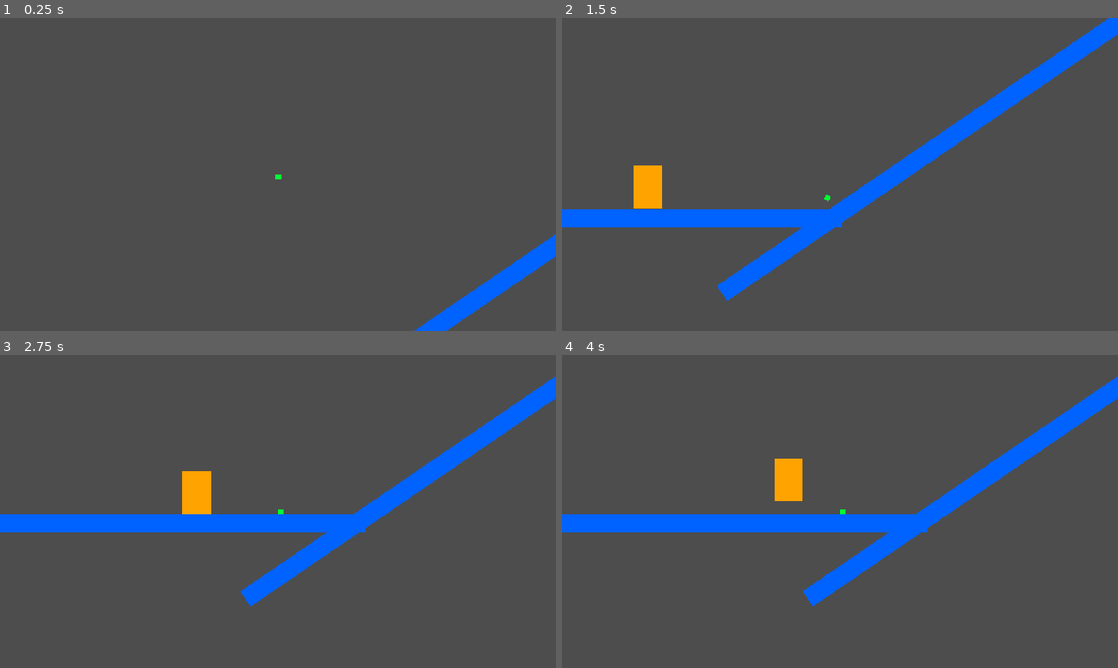
Above: before the commit, frames 1-4 (two rows, left to right).
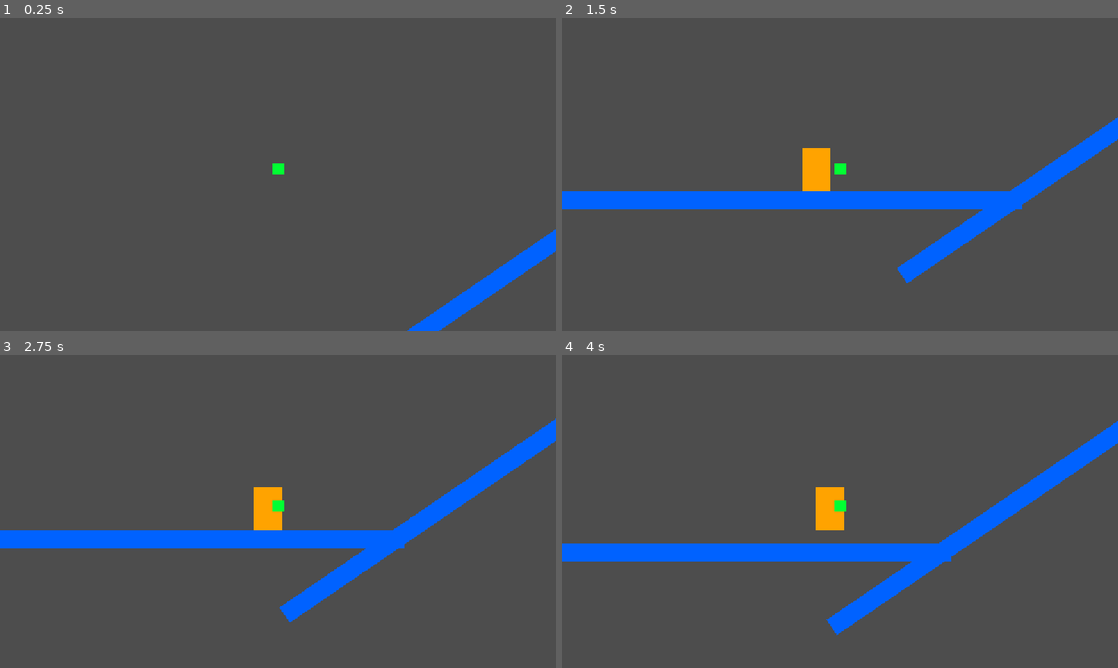
Above: after the commit, the same moments.

Repository: Swimnato/BYU-Game-Jam-summer-2025
Game: Godot game, scene res://Scenes/MovementDemo.tscn
Same seed, same stepped clock (60 frames per second), same inputs: the game is played once before the commit and once after it.
Inputs:
- Up to frame 1 (0.25 s): no input
- Up to frame 2 (1.5 s): hold D (Right) from 0.53 s (still down); tap E (Use) at 0.6, 1.35 s; tap Space (Jump) at 0.77 s
- Up to frame 3 (2.75 s): tap Space (Jump) at 1.52 s; release D (Right) at 2.03 s; hold A (Left) from 2.03 s (still down); tap E (Use) at 2.1 s
- Up to frame 4 (4 s): release A (Left) at 2.78 s; hold D (Right) from 2.78 s (still down); tap E (Use) at 2.85, 3.6 s; tap Space (Jump) at 3.02, 3.77 s

The runs differ from the first frame. In frame 1, 0.8% of the frame differs, in the area x 49-100%, y 46-100%; in frame 2, 15%, in the area x 0-100%, y 0-91%; in frame 3, 15%; in frame 4, 15%.

Commit message:
new: allow player to pick up gizmo which the camera follows
Does this by having a Marker2D on the player to mark a place for the marker to rest, and an Area2D on the gizmo to act as a trigger to mark that the player is in range to pick it up

picking up the gizmo disables collision.

careful when enabling position smoothing--it kinda freaks out. I assume we don\'t want that anyways.

Diff:
--- a/the-grand-gizmo-escape/Scenes/Gizmo.tscn
+++ b/the-grand-gizmo-escape/Scenes/Gizmo.tscn
@@ -1,17 +1,26 @@
-[gd_scene load_steps=3 format=3 uid="uid://c0n1hee27sx7h"]
+[gd_scene load_steps=4 format=3 uid="uid://c0n1hee27sx7h"]
 
 [ext_resource type="Texture2D" uid="uid://cxg7i0o8q46o2" path="res://Textures/green.png" id="1_drug4"]
 
 [sub_resource type="RectangleShape2D" id="RectangleShape2D_a1ylc"]
-size = Vector2(18, 18)
+size = Vector2(36, 38)
 
-[node name="Gizmo" type="RigidBody2D"]
+[sub_resource type="RectangleShape2D" id="RectangleShape2D_drug4"]
+size = Vector2(156, 148)
+
+[node name="Gizmo" type="RigidBody2D" groups=["pickable"]]
 
 [node name="CollisionShape2D" type="CollisionShape2D" parent="."]
-position = Vector2(0, -9)
+position = Vector2(0, -20)
 shape = SubResource("RectangleShape2D_a1ylc")
 
 [node name="Sprite2D" type="Sprite2D" parent="."]
-position = Vector2(0, -9)
-scale = Vector2(17.75, 17.75)
+position = Vector2(0, -20)
+scale = Vector2(38, 38)
 texture = ExtResource("1_drug4")
+
+[node name="PickupTrigger" type="Area2D" parent="."]
+
+[node name="CollisionShape2D" type="CollisionShape2D" parent="PickupTrigger"]
+position = Vector2(0, -20)
+shape = SubResource("RectangleShape2D_drug4")
--- a/the-grand-gizmo-escape/Scenes/MovementDemo.tscn
+++ b/the-grand-gizmo-escape/Scenes/MovementDemo.tscn
@@ -70,6 +70,12 @@
 [node name="Player" parent="Entities" instance=ExtResource("2_johof")]
 position = Vector2(946, -509)
 scale = Vector2(0.5, 0.5)
+SPEED = 1000.0
+FRICTION = 20000.0
+
+[node name="PickupController" parent="Entities/Player" index="3"]
+socket_path = NodePath("../HoldSocket")
+pickup_area_path = NodePath("../../Gizmo/PickupTrigger")
 
 [node name="Gizmo" parent="Entities" instance=ExtResource("3_6mka5")]
 position = Vector2(2063, -923)
@@ -77,5 +83,7 @@
 [node name="Camera2D" type="Camera2D" parent="Entities/Gizmo"]
 zoom = Vector2(0.6, 0.6)
 process_callback = 0
-position_smoothing_enabled = true
 position_smoothing_speed = 6.0
+
+[editable path="Entities/Player"]
+[editable path="Entities/Gizmo"]
--- a/the-grand-gizmo-escape/Scenes/Player.tscn
+++ b/the-grand-gizmo-escape/Scenes/Player.tscn
@@ -1,7 +1,8 @@
-[gd_scene load_steps=6 format=3 uid="uid://bvgvaxq4l543v"]
+[gd_scene load_steps=7 format=3 uid="uid://bvgvaxq4l543v"]
 
 [ext_resource type="Script" uid="uid://dee4wjjgienl0" path="res://Scripts/player.gd" id="1_kyqiw"]
 [ext_resource type="Texture2D" uid="uid://bic1i6nv2tabo" path="res://Textures/orange.png" id="1_rpqav"]
+[ext_resource type="Script" uid="uid://cly5owfacpraq" path="res://Scripts/pickup_controller.gd" id="3_gntrk"]
 
 [sub_resource type="SpriteFrames" id="SpriteFrames_qbkls"]
 
@@ -31,3 +32,9 @@
 
 [node name="CollisionShape2D" type="CollisionShape2D" parent="."]
 shape = SubResource("CapsuleShape2D_kyqiw")
+
+[node name="HoldSocket" type="Marker2D" parent="."]
+position = Vector2(71, 21)
+
+[node name="PickupController" type="Node" parent="."]
+script = ExtResource("3_gntrk")
--- /dev/null
+++ b/the-grand-gizmo-escape/Scripts/pickup_controller.gd
@@ -0,0 +1,92 @@
+extends Node
+
+class_name PickupController
+## Handles pickup and dropping of a "Gizmo" (RigidBody2D)
+
+@export var socket_path		: NodePath		# The hold socket on the player
+@export var pickup_area_path	: NodePath	# The path to the Area2D that defines which objects can grab the Gizmo
+@export var pickup_action	: String = "Use"
+@export var tween_time		: float = 0.15 # seconds for animation to fly to hand? Or we could just have it instant
+
+var held : RigidBody2D = null
+var candidates : Array[RigidBody2D] = []
+
+@onready var player : CharacterBody2D = get_parent()
+@onready var socket : Node2D = get_node(socket_path)
+@onready var area	: Area2D = get_node(pickup_area_path)
+
+
+## INITIALIZATION
+func _ready() -> void:
+	area.body_entered.connect(onBodyEntered)
+	area.body_exited.connect(onBodyExited)
+
+## HANDLE INPUT
+func _unhandled_input(event: InputEvent) -> void:
+	if (event.is_action_pressed(pickup_action)):
+		drop() if held else tryPickup()
+
+## PICKUP AREA SIGNALS
+func onBodyEntered(body: Node) -> void:
+	if (body is RigidBody2D and body.is_in_group('pickable')): # TODO: make group 'pickable'
+		candidates.append(body)
+
+func onBodyExited(body: Node) -> void:
+	if (body is RigidBody2D):
+		candidates.erase(body)
+
+## PICK-UP AND DROP LOGIC
+func tryPickup() -> void:
+	if (candidates.is_empty()):
+		return
+	candidates.sort_custom(compareDistance) # I know we won't have more than one gizmo but maybe?
+	pickup(candidates[0])
+
+func compareDistance(a, b) -> bool:
+	return	a.global_position.distance_to(player.global_position) \
+		  < b.global_position.distance_to(player.global_position)
+
+func pickup(gizmo : RigidBody2D) -> void:
+	held = gizmo
+
+	# disable physics for gizmo
+	gizmo.freeze = true
+	gizmo.freeze_mode = RigidBody2D.FREEZE_MODE_STATIC # TODO: correct mode?
+	gizmo.sleeping = true
+	gizmo.linear_velocity = Vector2.ZERO
+	gizmo.angular_velocity = 0.0
+
+	for child in gizmo.get_children():
+		if (child is CollisionShape2D):
+			child.disabled = true
+
+	# "tween" is a word I just learned. don't know how I feel about it
+	var tween := create_tween()
+	tween.tween_property(
+		gizmo, "global_position", socket.global_position, tween_time
+	).set_trans(Tween.TRANS_QUAD).set_ease(Tween.EASE_OUT)
+
+	tween.tween_callback(Callable(self, "attachToSocket").bind(gizmo))
+
+func attachToSocket(gizmo: RigidBody2D) -> void:
+	gizmo.reparent(socket)
+	gizmo.position = Vector2.ZERO # aligns gizmo exactly with the socket
+
+func drop() -> void:
+	var gizmo := held
+	held = null
+	if not gizmo:
+		return
+
+	gizmo.reparent(get_tree().current_scene) # release the gizmo back into the wild
+	gizmo.global_rotation = 0
+
+	# enable physics for gizmo
+	gizmo.freeze = false
+	gizmo.sleeping = false
+
+	for child in gizmo.get_children():
+		if (child is CollisionShape2D):
+			child.disabled = false
+
+	gizmo.apply_impulse(Vector2.ZERO, Vector2.DOWN * 400)
--- a/the-grand-gizmo-escape/Scripts/player.gd
+++ b/the-grand-gizmo-escape/Scripts/player.gd
@@ -1,20 +1,20 @@
 extends CharacterBody2D
 
-const SPEED = 600.0
-const ACCELERATION = 1200.0
-const FRICTION = 1400.0
+@export var SPEED = 600.0
+@export var ACCELERATION = 1200.0
+@export var FRICTION = 1400.0
 
-const GRAVITY = 2000.0
-const FALL_GRAVITY = 3000.0
-const FAST_FALL_GRAVITY = 5000.0
-const WALL_GRAVITY = 25.0
+@export var GRAVITY = 2000.0
+@export var FALL_GRAVITY = 3000.0
+@export var FAST_FALL_GRAVITY = 5000.0
+@export var WALL_GRAVITY = 25.0
 
-const JUMP_VELOCITY = -700.0
-const WALL_JUMP_VELOCITY = -800.0
-const WALL_JUMP_PUSHBACK = 700.0 # 300.0
+@export var JUMP_VELOCITY = -700.0
+@export var WALL_JUMP_VELOCITY = -800.0
+@export var WALL_JUMP_PUSHBACK = 700.0 # 300.0
 
-const INPUT_BUFFER_PATIENCE = 0.1
-const COYOTE_TIME = 0.08
+@export var INPUT_BUFFER_PATIENCE = 0.1
+@export var COYOTE_TIME = 0.08
 
 var input_buffer : Timer
 var coyote_timer : Timer
--- a/the-grand-gizmo-escape/project.godot
+++ b/the-grand-gizmo-escape/project.godot
@@ -33,6 +33,10 @@
 "res://Scenes/": "orange",
 "res://Scripts/": "blue"
 }
+
+[global_group]
+
+pickable="An object that can be picked up."
 
 [input]
 
Not shown, added: the-grand-gizmo-escape/Scripts/pickup_controller.gd.uid
